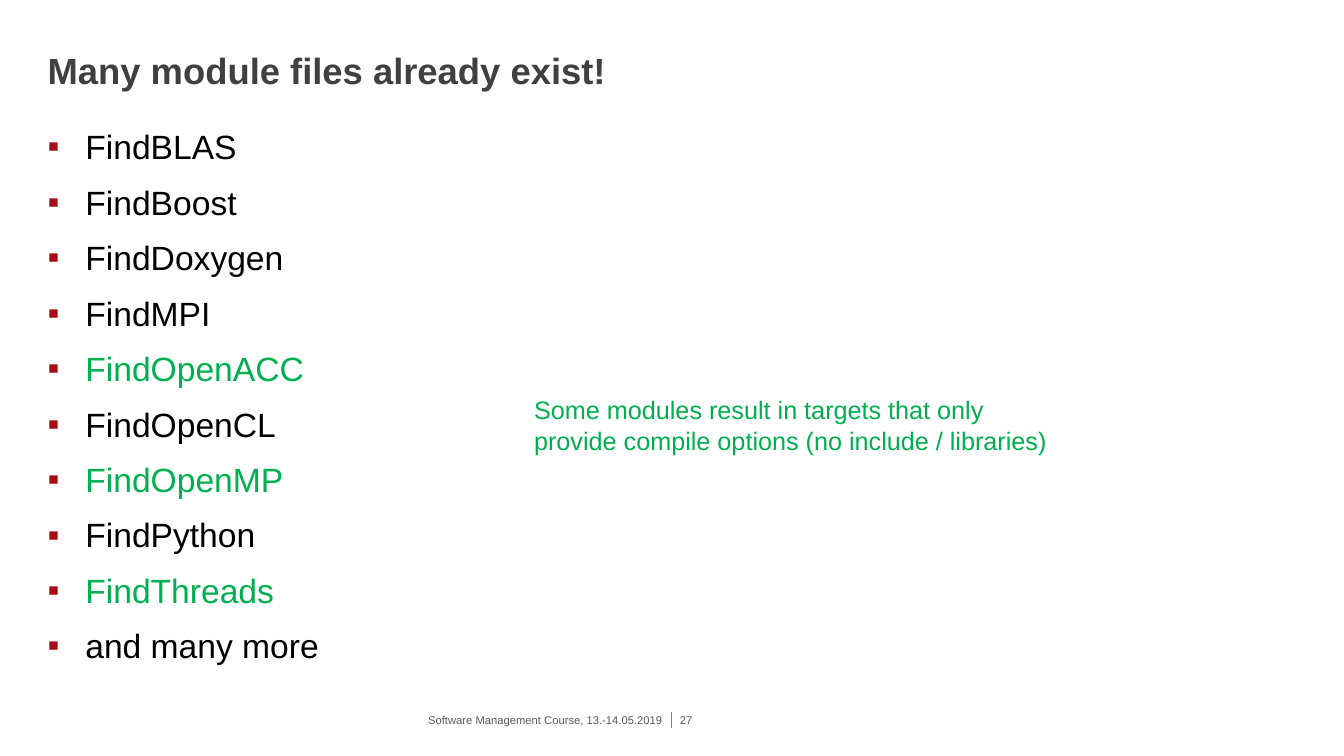
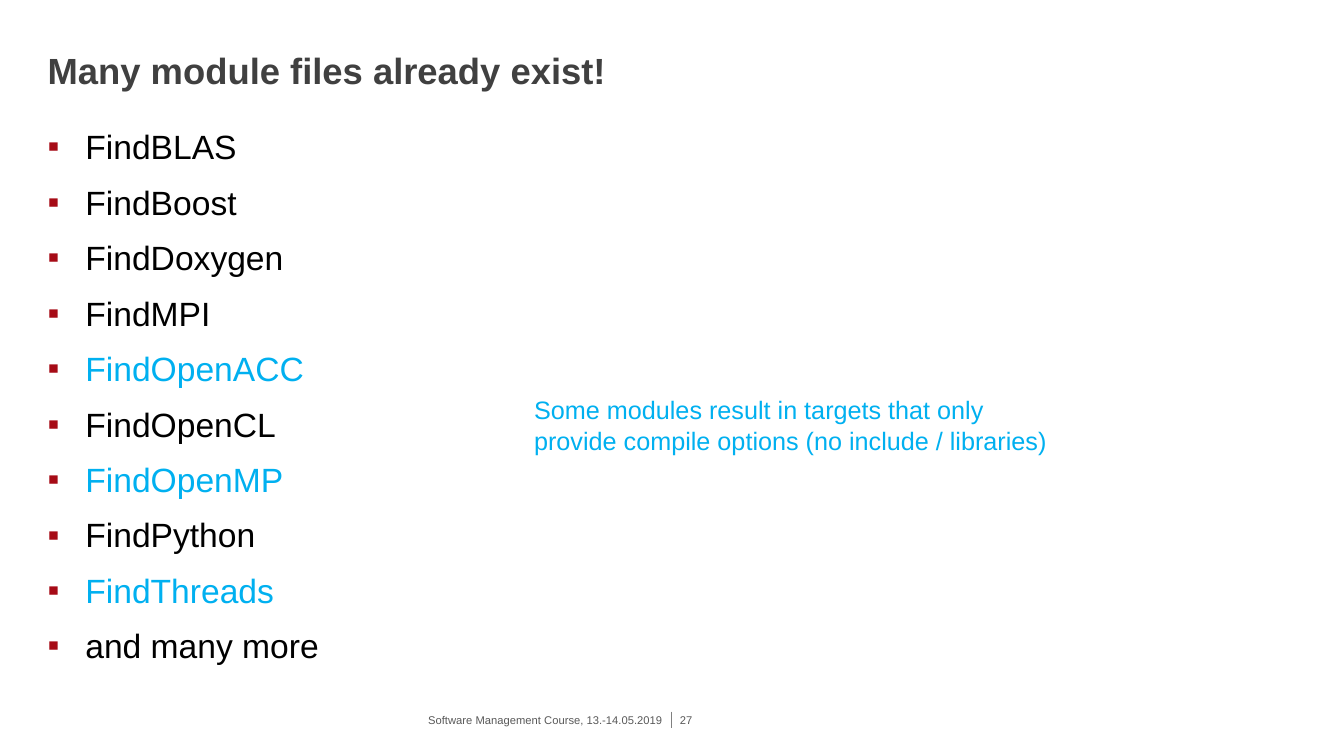
Before and after one commit to eth-cscs/SoftwareManagementCourse2019, a slide deck: slide 27 of cmake/2019-05-13^.14_CMake.pptx. Drawn at 1344x756 pixels with LibreOffice and Linux fonts; fonts in the diff are those of the drawing; background and template pictures are left out. Boxes give left, top, right and bottom in pixels: in the first picture for what was removed or moved away, otherwise in the second. Text is boxed around its words. In the diff, an @@ line names an element or a change of style, - is before the commit and + after.

```diff
--- a/cmake/2019-05-13^.14_CMake.pptx
+++ b/cmake/2019-05-13^.14_CMake.pptx
@@ text at bbox=[85, 356, 303, 604]: text colour #00B050 to #00B0F0 in "FindOpenACC", "FindOpenMP", "FindThreads" @@
@@ text "Some modules result in targets ..." at bbox=[534, 400, 1047, 455]: text colour #00B050 to #00B0F0 @@
```
Also in this commit, not shown: 19 other slides changed, 3 slides added.
